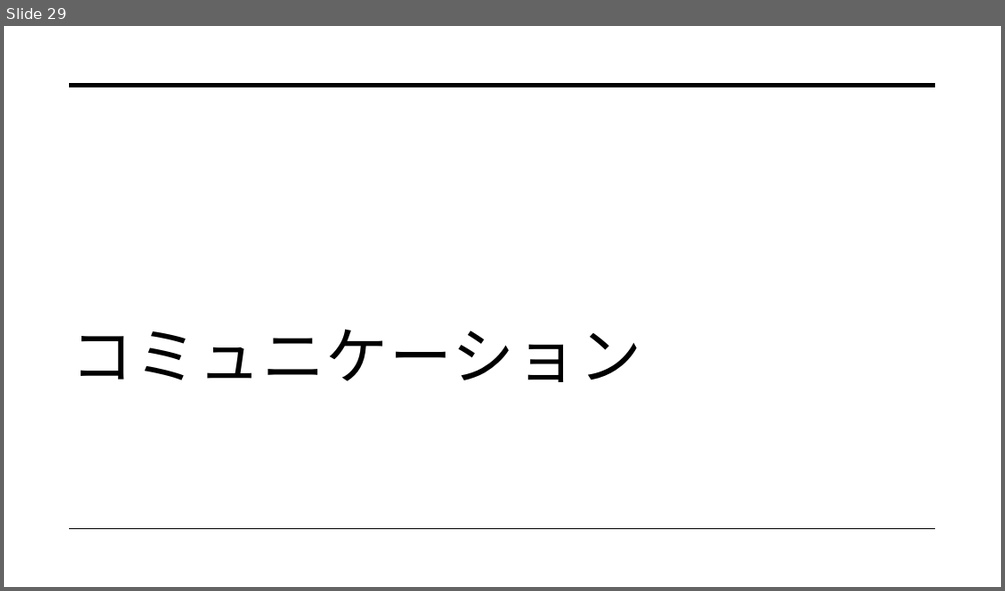
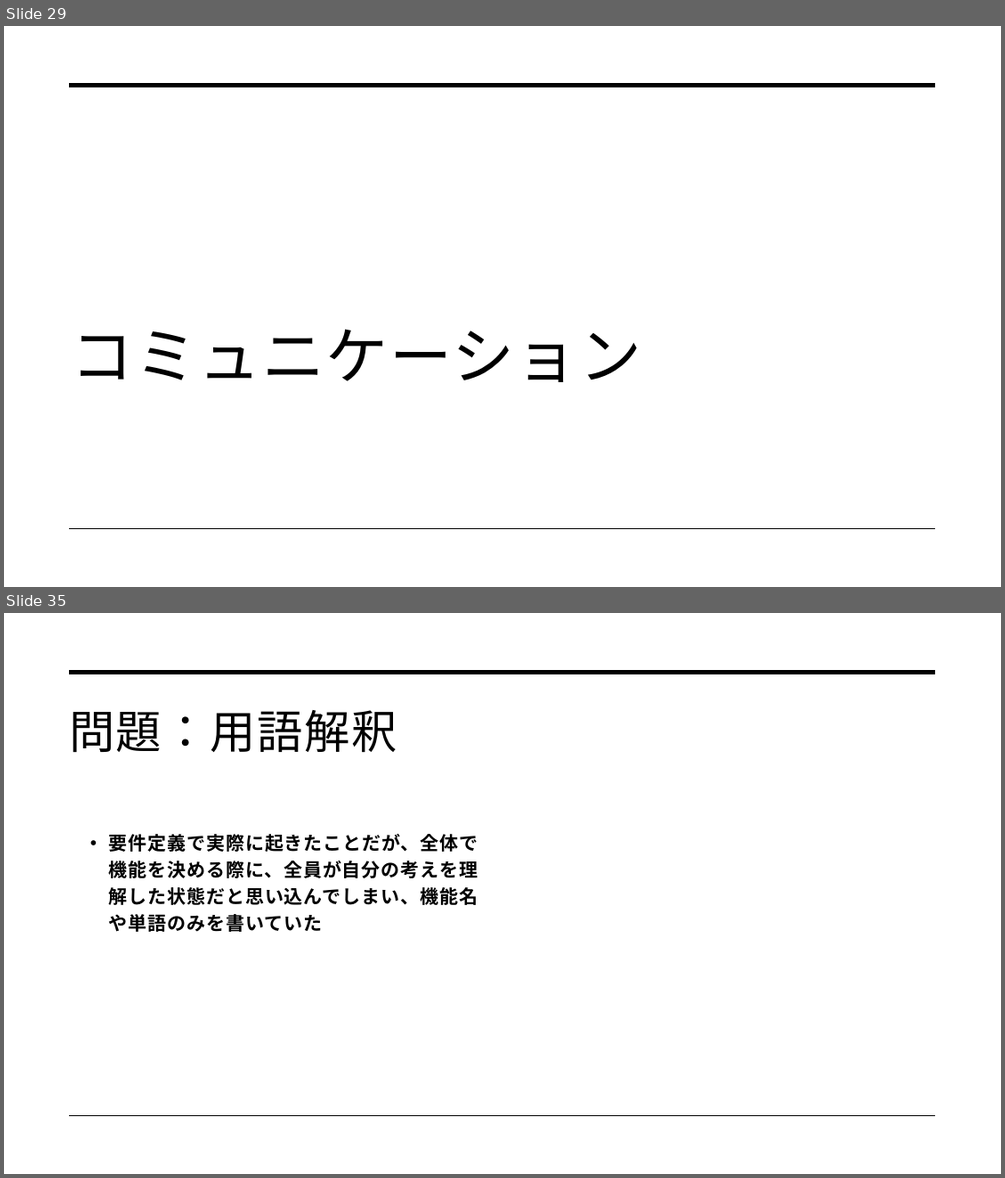
Before and after one commit to dojo2022/C-3, a slide deck: C-3_配布資料/0630_C3_発表資料.pptx. Shown one above the other, each under a label of ours: slide 29 before the commit, slides 29 and 35 after it; the slides between them are not shown. The pictures are 1005x591 and 1005x1178 pixels, drawn with LibreOffice and Linux fonts; fonts in the diff are those of the drawing. Boxes give left, top, right and bottom in pixels: in the first picture for what was removed or moved away, otherwise in the second. Text is boxed around its words. In the diff, an @@ line names an element or a change of style, - is before the commit and + after.

```diff
--- a/C-3_配布資料/0630_C3_発表資料.pptx
+++ b/C-3_配布資料/0630_C3_発表資料.pptx
@@ slide 35 added at bbox=[4, 613, 1001, 1174], background #FFFFFF; not listed: 2 template elements that a slide beside it also shows @@
@@ title added at bbox=[69, 710, 396, 752], 44 pt, text #000000 @@
+問題：用語解釈
@@ text added at bbox=[109, 834, 478, 932], 18 pt, text #000000, bold @@
+• 要件定義で実際に起きたことだが、全体で機能を決める際に、全員が自分の考えを理解した状態だと思い込んでしまい、機能名や単語のみを書いていた
```
Also in this commit, not shown: 2 slides changed, 7 other slides added, 2 slides removed.
